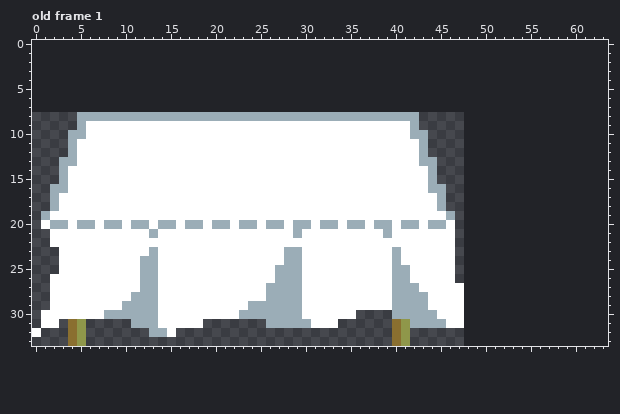
Two states of a pixel-art file, ExportedAssets/Art/Table.aseprite. Above: the version before the commit.
48x26 pixels, 1 frame. Shown: old frame 1. The old version is drawn lined up with the new one, on the new canvas. The commit also changed other frames, which this record leaves out.
Now the later version:
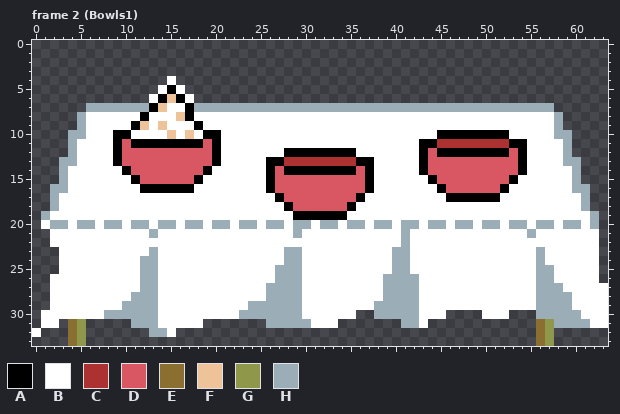
Palette (. is transparent): A #000000  B #ffffff  C #ac3232  D #d95763  E #8a6f30  F #eec39a  G #8f974a  H #9badb7
A new or re-ordered frame is compared with the old frame closest to it.
From the commit log: Tables with objects
What changed:
canvas 48x26 -> 64x34, the old top-left corner now at 0,8
frames 1 -> 8
Changed rows in their new state; - is an unchanged pixel.
Frame 2 (Bowls1) is new; against old frame 1:
first column x 6:
 4 ---------B------------------------------------------------
 5 --------BAB-----------------------------------------------
 6 -------BAFAB----------------------------------------------
 7 HHHHHHHAFBBAHHHHHHHHHHHHHHHHHHHHHHHHHHHHHHHHHHHHHHHH------
 8 BBBBBBABBBFABBBBBBBBBBBBBBBBBBBBBBBBBBBBBBBBBBBBBBBBH-----
 9 -----AF-F---A-----------------------BBBBBBBBBBBBBBBBH-----
10 ---AA----F-F-AA---------------------BBBAAAAAAAABBBBBHH----
11 ---ADAAAAAAAADA----------------------AACCCCCCCCAABBBBH----
12 ---ADDDDDDDDDDA-------AAAAAAAA-------ADAAAAAAAADABBBBH----
13 ---ADDDDDDDDDDA-----AACCCCCCCCAA-----ADDDDDDDDDDABBBBHH---
14 ----ADDDDDDDDA------ADAAAAAAAADA-----ADDDDDDDDDDABBBBBH---
15 -----ADDDDDDA-------ADDDDDDDDDDA------ADDDDDDDDABBBBBBH---
16 ------AAAAAA--------ADDDDDDDDDDA------BADDDDDDABBBBBBBHH--
17 ---------------------ADDDDDDDDA--------BAAAAAABBBBBBBBBH--
18 ----------------------ADDDDDDA---------BBBBBBBBBBBBBBBBH--
19 -----------------------AAAAAA-----------BBBBBBBBBBBBBBBBH-
20 -----------------------------------------HHBHHBHHBHHBHHBH-
21 ---------------------------------B-H-----BBBBBBBBHBBBBBBB-
22 -----------------------------------H-----BBBBBBBBBBBBBBBB-
23 -----------------------------------H-----BBBBBBBBBHBBBBBB-
24 -----------------------------------H-----BBBBBBBBBHBBBBBB-
25 -----------------------------------------BBBBBBBBBHHBBBBB-
26 ---------------------------------H--H----BBBBBBBBBHHBBBBB-
27 ---------------------------------H--------BBBBBBBBHHHBBBBB
28 ---------------------------------H---B----BBBBBBBBHHHHBBBB
29 --------------------------------HH---B----BBBBBBBBHHHHBBBB
30 --------------------------------HH---BB-..--BBB---HHHHHBBB
31 ----------------------------------.H-B....--------EGHHHHBB
32 ----------------------------------..--------------EG------
33 ----------------------------------..--------------EG------
Boxes around the changes in both pictures, in picture pixels (x1, y1, x2, y2):
changed: (86, 76, 608, 346)
